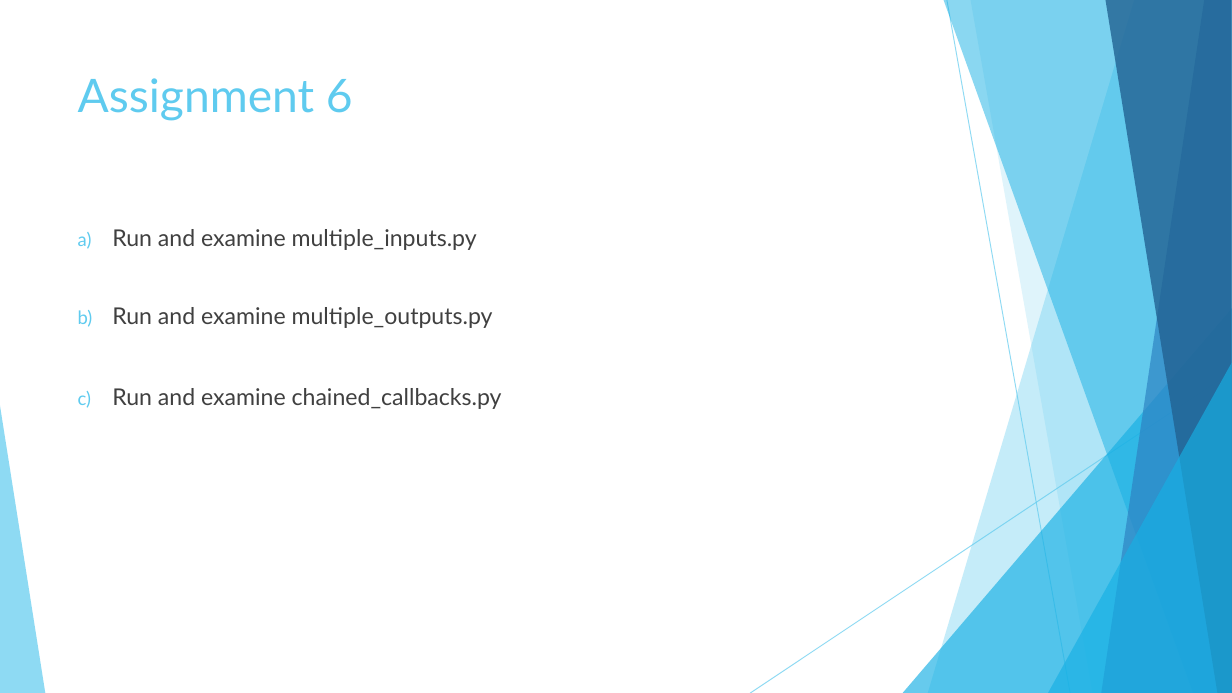
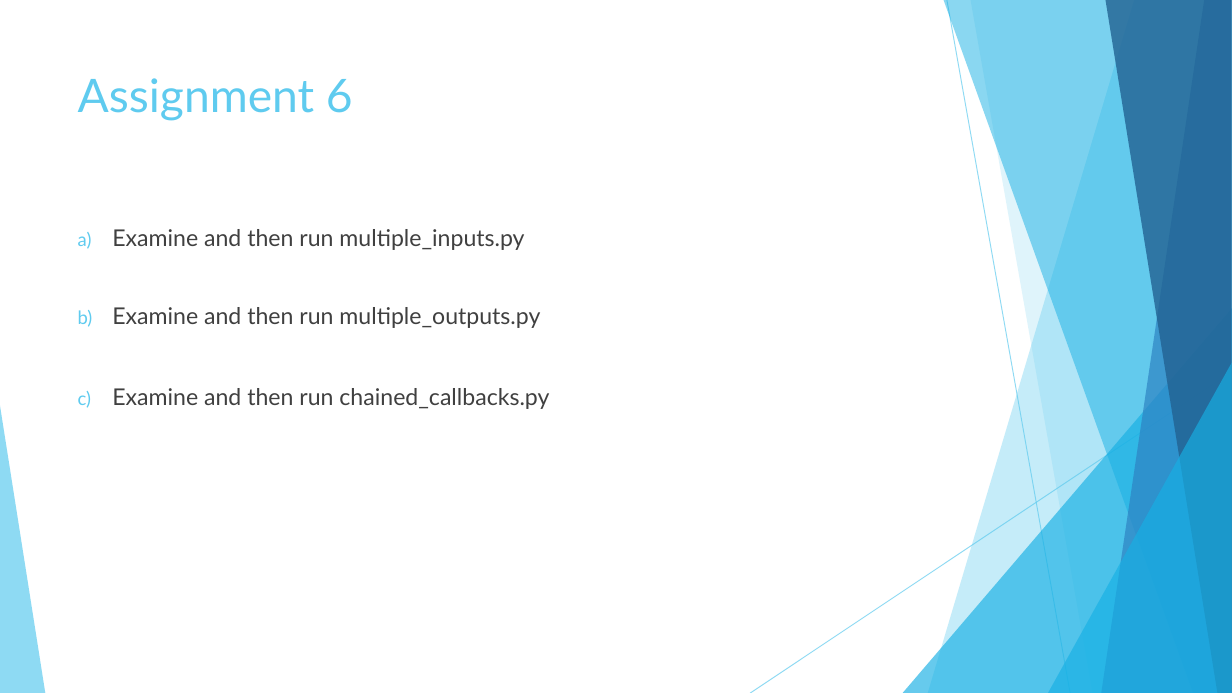
Before and after one commit to BradburyThompson/dash, a slide deck: slide 22 of Amgen_Dash_Slides.pptx. Drawn at 1232x693 pixels with LibreOffice and Linux fonts; fonts in the diff are those of the drawing. Boxes give left, top, right and bottom in pixels: in the first picture for what was removed or moved away, otherwise in the second. Text is boxed around its words. In the diff, an @@ line names an element or a change of style, - is before the commit and + after.

```diff
--- a/Amgen_Dash_Slides.pptx
+++ b/Amgen_Dash_Slides.pptx
@@ text at (x1=112, y1=229, x2=549, y2=409): text changed @@
-a) Run and examine multiple_inputs.py
-b) Run and examine multiple_outputs.py
-c) Run and examine chained_callbacks.py
+a) Examine and then run multiple_inputs.py
+b) Examine and then run multiple_outputs.py
+c) Examine and then run chained_callbacks.py
```
Also in this commit, not shown: 9 other slides changed, 4 slides added.
